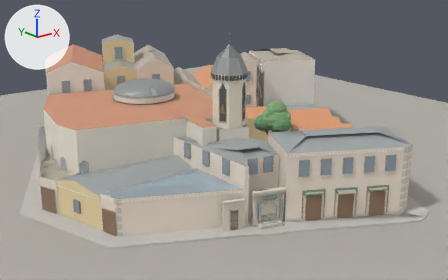
One commit to the glTF model output/gltf/block147.glb: the scene before it, then after it.
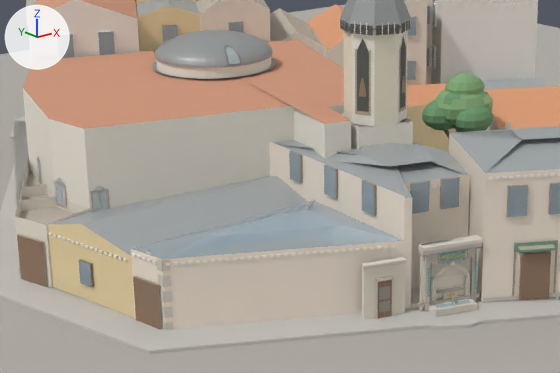
Each version is shown whole from a 50 mm lens placed at (-43.3, -58.7, 25.3), pointed at (1.6, -2.5, 2.9), then close up on the part from 7% to 73% of the width and 22% to 93% of the height. The lights are fixed; the arrows at upper left show +X, +Y and +Z. The first two pictures are the older version. Where no turn or scale is listed for an object, it has been applied to the vertices. Vertices at exactly the same position are counted once.

In view in the first close-up: 'CHURCH', 'COURTYARD-147-GARDEN', 'N-52-54-E2.corner_mass', 'S-41-43-45-E16.merged_mass', 'W-32#1', 'W-34-36-FIRIN.bakery_mass', 'W-39-1.camli_vitre_passage', 'W-39-1.masonry_side_narthex', 'W-39-1.wooden_church_edge_annex', 'W-39/2', 'ground', 'sidewalk' and 13 more.
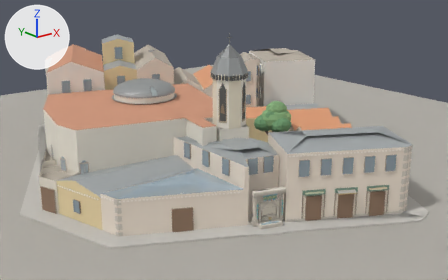
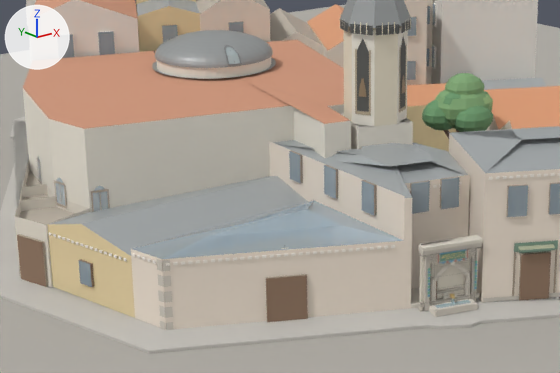
Location of each change, (x1, y1, x2, y2) in pixels of the close-ups (560 x 373 px):
'W-39/2', reshaped: before (362, 235, 483, 320); after (411, 235, 483, 317)
part 1 of me_w_39_2, deleted: before (362, 257, 407, 320)
part 2 of me_w_39_1_camli_vitre_passage, added: after (164, 241, 404, 329)
part 3 of me_w_39_1_camli_vitre_passage, deleted: before (131, 249, 166, 330)

Edits to the bpy script that builds the scene:
```text
Add mat_church_plaque_blue:
    mat_church_plaque_blue = principled_material('church_plaque_blue')
    mat_church_plaque_blue.base_color = (0.247, 0.427, 0.537)  # blue #88afc2
    mat_church_plaque_blue.roughness = 0.85
Change me_w_39_2:
    used by ob_w_39_2; location = (-5.96, -18.08, 0.0)
    remove me_w_39_2.from_pydata(...)  # 653 vertices, 625 faces; spans x -4.81..2.29, y -2.33..1.5, z 0.0..3.65
    add me_w_39_2.from_pydata(...)  # 601 vertices, 535 faces; spans x -2.07..2.29, y -2.33..1.5, z 0.0..3.65
    me_w_39_2 part 1: 12 loose pieces with 80 vertices, spanning x -4.81..-2.59, y -0.48..0.53, z 0.0..3.04, are deleted
    other edits to the shape of me_w_39_2 do not show in these pictures
Change me_w_39_1_camli_vitre_passage:
    used by ob_w_39_1_camli_vitre_passage; location = (-12.65, -13.21, 0.0)
    remove me_w_39_1_camli_vitre_passage.from_pydata(...)  # 739 vertices, 504 faces; spans x -6.72..4.32, y -4.8..2.61, z 0.0..4.15
    add me_w_39_1_camli_vitre_passage.from_pydata(...)  # 803 vertices, 536 faces; spans x -6.65..4.32, y -4.8..2.61, z 0.0..4.15
    me_w_39_1_camli_vitre_passage part 2: 425 vertices added at x -3.04..4.29, y -4.8..-0.92, z 0.0..3.94
    me_w_39_1_camli_vitre_passage part 3: 11 vertices removed from x -6.72..-6.09, y 0.68..2.6, z 0.0..2.45
    other edits to the shape of me_w_39_1_camli_vitre_passage do not show in these pictures
    add me_w_39_1_camli_vitre_passage.materials.append(mat_church_plaque_blue)  # blue #88afc2
```
